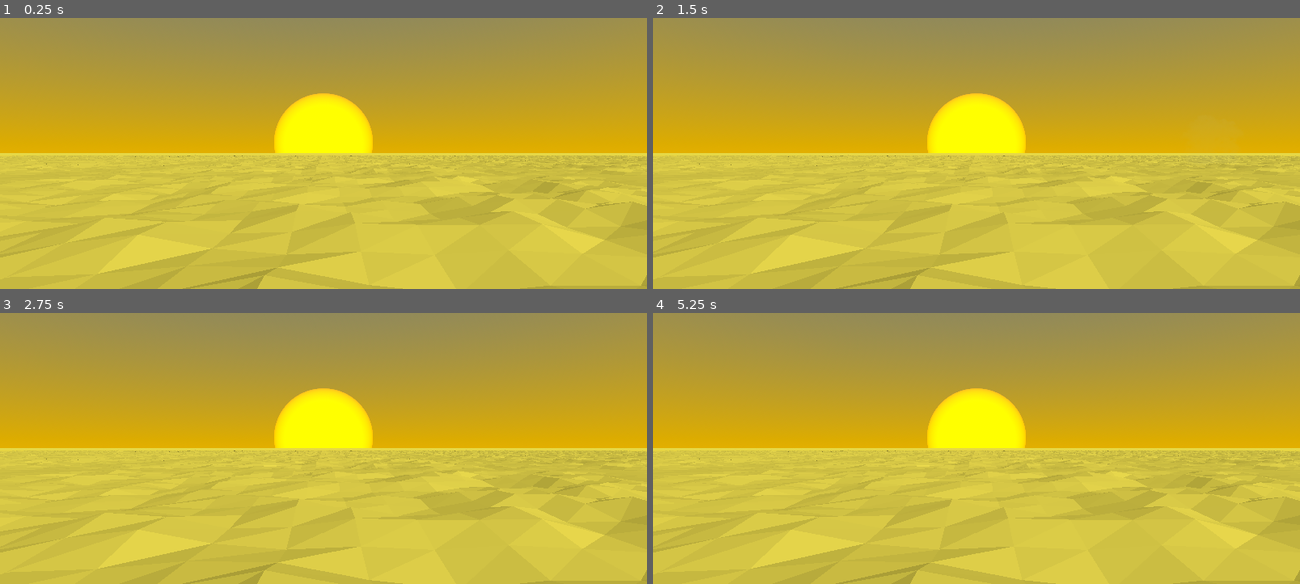
Above: before the commit, frames 1-4 (two rows, left to right).
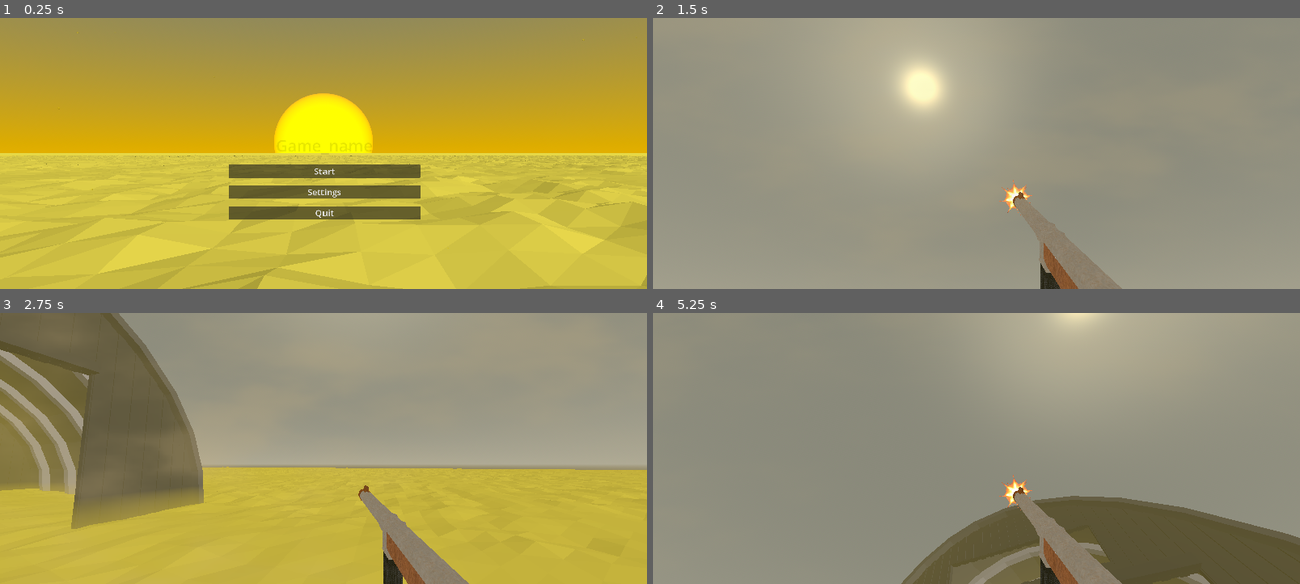
Above: after the commit, the same moments.

Repository: dinazaber/Desolate-Delivery
Game: Godot game, scene res://Scenes/MainMenu.tscn
The game is run twice, just before and just after one commit, with the same random seed, the same clock (stepped at 60 frames per second) and the same inputs.
Inputs (mouse positions are in pixels of both pictures, inside the frame that each line leads up to):
- Up to frame 1 (0.25 s): no input
- Up to frame 2 (1.5 s): click (976, 169) at 0.5 s, where only the run after the commit has a clickable "Start"; move the mouse to (1118, 139) at 1.27 s; tap A (A) at 1.35 s; click (1118, 139) at 1.42 s
- Up to frame 3 (2.75 s): tap Enter at 2 s; move the mouse to (194, 462) at 2.02 s; tap Alt (Alt) at 2.1 s; click (194, 462) at 2.17 s
- Up to frame 4 (5.25 s): tap Space (Space) at 2.75, 4.25 s; move the mouse to (1041, 388) at 2.77 s; tap D (D) at 2.85 s; click (1041, 388) at 2.92 s; tap Enter at 3.5 s; move the mouse to (944, 502) at 3.52 s; click (944, 502) at 3.6 s; move the mouse to (1170, 489) at 4.27 s; tap S (S) at 4.35 s; click (1170, 489) at 4.42 s; move the mouse to (782, 407) at 5.02 s; tap Shift (Shift) at 5.1 s; click (782, 407) at 5.17 s

The runs differ from the first frame. In frame 1, 4.4% of the frame differs, in the area x 9-70%, y 33-86%; in frame 2, 100%, in the area x 0-100%, y 0-100%; in frame 3, 70%; in frame 4, 100%.

Commit message:
Update MainMenu.tscn

Diff:
--- a/Scenes/MainMenu.tscn
+++ b/Scenes/MainMenu.tscn
@@ -112,10 +112,6 @@
 anchors_preset = 15
 anchor_right = 1.0
 anchor_bottom = 1.0
-offset_left = -2351.0
-offset_top = 439.0
-offset_right = -2351.0
-offset_bottom = 439.0
 grow_horizontal = 2
 grow_vertical = 2
 script = ExtResource("1_tt5f1")
